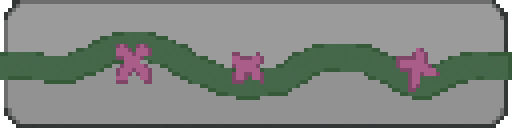
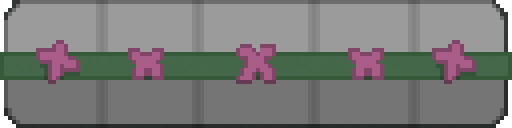
Layers edited between the first and the second 512 × 128 image:
added layer "Layer 3" (11%) above "Layer 2" over [96, 0, 420, 128]
added layer "Layer 2" (5%) above "Layer 1" over [100, 0, 416, 128]
added layer "Layer 1" (20%) above "Flower3 copy" over [4, 64, 508, 128]
added layer "Flower3 copy" above "Flower3" over [348, 48, 384, 80]
painted on "Flower3" over [128, 48, 264, 84]
added layer "Flower2 copy" above "Flower2" over [432, 40, 476, 84]
painted on "Flower2" over [36, 40, 440, 92]
painted on "Flower1" over [116, 44, 276, 84]
painted on "Correct" over [0, 32, 508, 100]
